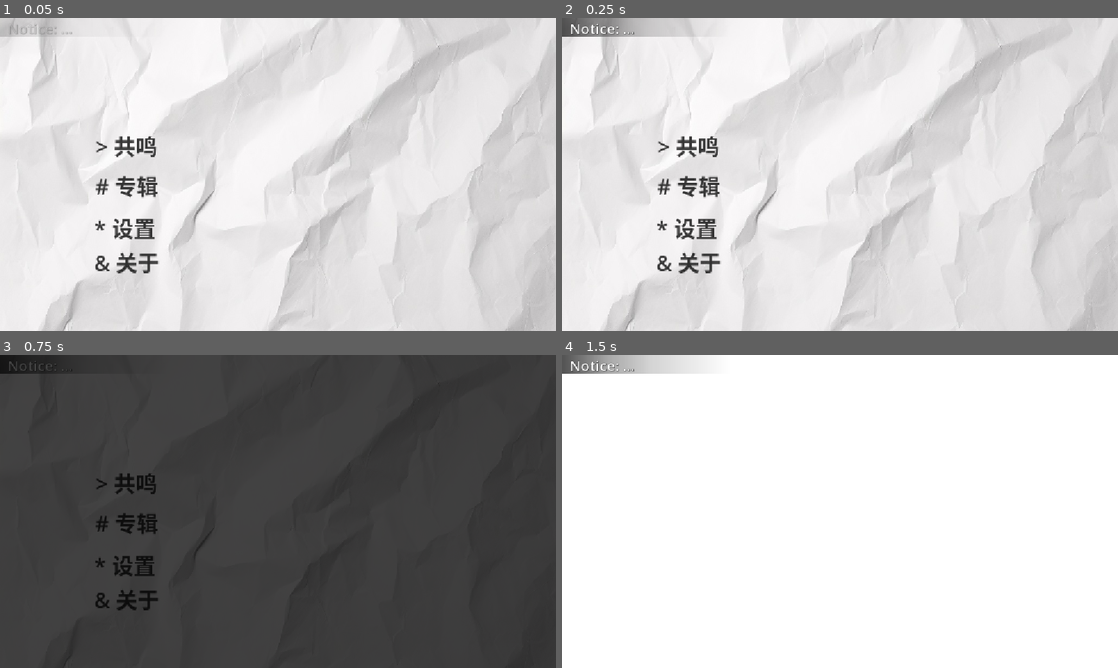
Above: before the commit, frames 1-4 (two rows, left to right).
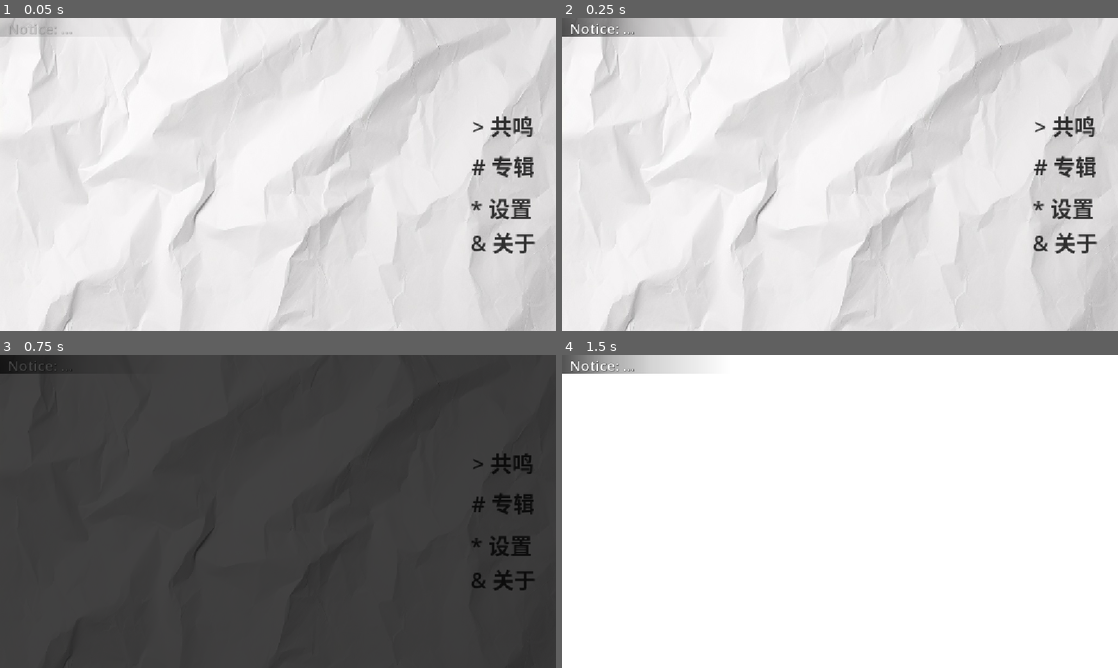
Above: after the commit, the same moments.

Repository: include-xb/LuoPulse_from_git
Game: Godot game, scene res://Scene/Ui/Menu/MainMenu.tscn
Same seed, same stepped clock (60 frames per second), same inputs: the game is played once before the commit and once after it. The project has no main scene, so this scene is started directly.
Inputs:
- Up to frame 1 (0.05 s): no input
- Up to frame 2 (0.25 s): no input
- Up to frame 3 (0.75 s): click "> 共鸣" at 0.5 s
- Up to frame 4 (1.5 s): tap Enter (ui_accept) at 1.25 s; tap 1 at 1.35 s

The runs differ from the first frame. In frame 1, 2.8% of the frame differs, in the area x 17-97%, y 31-82%; in frame 2, 2.8%; in frame 3, 2.1%; in frame 4, nothing differs.

Commit message:
[可忽略]上一次未提交的内容

Diff:
--- a/LuoPulse/Scene/Creator/Editor.tscn
+++ b/LuoPulse/Scene/Creator/Editor.tscn
@@ -1,8 +1,8 @@
-[gd_scene load_steps=2 format=3 uid="uid://yn8fim1wnjpj"]
+[gd_scene format=3 uid="uid://yn8fim1wnjpj"]
 
 [ext_resource type="Script" uid="uid://r0r484hde2wc" path="res://Script/Creator/Editor.gd" id="1_h7540"]
 
-[node name="Editor" type="Control"]
+[node name="Editor" type="Control" unique_id=1548191713]
 layout_mode = 3
 anchors_preset = 15
 anchor_right = 1.0
--- a/LuoPulse/Scene/Ui/Menu/MainMenu.tscn
+++ b/LuoPulse/Scene/Ui/Menu/MainMenu.tscn
@@ -8,7 +8,7 @@
 shader = ExtResource("1_a34cl")
 shader_parameter/paper_texture = ExtResource("2_tekst")
 
-[node name="MainMenu" type="Control"]
+[node name="MainMenu" type="Control" unique_id=325735639]
 clip_contents = true
 layout_mode = 3
 anchors_preset = 15
@@ -18,7 +18,7 @@
 grow_vertical = 2
 script = ExtResource("1_wxf6g")
 
-[node name="Background" type="TextureRect" parent="."]
+[node name="Background" type="TextureRect" parent="." unique_id=188162680]
 layout_mode = 1
 anchors_preset = 15
 anchor_right = 1.0
@@ -29,7 +29,7 @@
 expand_mode = 5
 stretch_mode = 6
 
-[node name="Wrinkle" type="ColorRect" parent="."]
+[node name="Wrinkle" type="ColorRect" parent="." unique_id=1490739650]
 editor_description = "这个节点下的子节点, 设置 材质->使用父级材质 为 true, 这可渲染褶皱效果"
 material = SubResource("ShaderMaterial_558w5")
 layout_mode = 1
@@ -40,40 +40,40 @@
 grow_vertical = 2
 color = Color(1, 1, 1, 0)
 
-[node name="Sympathy" type="Button" parent="Wrinkle"]
+[node name="Sympathy" type="Button" parent="Wrinkle" unique_id=1389277567]
 use_parent_material = true
 layout_mode = 0
-offset_left = 198.0
-offset_top = 230.0
-offset_right = 313.0
-offset_bottom = 286.0
+offset_left = 978.0
+offset_top = 189.0
+offset_right = 1093.0
+offset_bottom = 245.0
 text = "> 共鸣"
 
-[node name="Album" type="Button" parent="Wrinkle"]
+[node name="Album" type="Button" parent="Wrinkle" unique_id=777698392]
 use_parent_material = true
 layout_mode = 0
-offset_left = 197.0
-offset_top = 313.0
-offset_right = 313.0
-offset_bottom = 369.0
+offset_left = 977.0
+offset_top = 272.0
+offset_right = 1093.0
+offset_bottom = 328.0
 text = "# 专辑"
 
-[node name="Setting" type="Button" parent="Wrinkle"]
+[node name="Setting" type="Button" parent="Wrinkle" unique_id=1006324580]
 use_parent_material = true
 layout_mode = 0
-offset_left = 195.0
-offset_top = 400.0
-offset_right = 313.0
-offset_bottom = 456.0
+offset_left = 975.0
+offset_top = 359.0
+offset_right = 1093.0
+offset_bottom = 415.0
 text = "* 设置"
 
-[node name="About" type="Button" parent="Wrinkle"]
+[node name="About" type="Button" parent="Wrinkle" unique_id=1460301077]
 use_parent_material = true
 layout_mode = 0
-offset_left = 195.0
-offset_top = 471.0
-offset_right = 313.0
-offset_bottom = 527.0
+offset_left = 975.0
+offset_top = 430.0
+offset_right = 1093.0
+offset_bottom = 486.0
 text = "& 关于"
 
 [connection signal="pressed" from="Wrinkle/Sympathy" to="." method="_on_sympathy_pressed"]
--- a/LuoPulse/project.godot
+++ b/LuoPulse/project.godot
@@ -8,11 +8,15 @@
 
 config_version=5
 
+[animation]
+
+compatibility/default_parent_skeleton_in_mesh_instance_3d=true
+
 [application]
 
 config/name="LuoPulse_from_git"
 config/tags=PackedStringArray("初始化后的lp仓库")
-config/features=PackedStringArray("4.4", "Forward Plus")
+config/features=PackedStringArray("4.6", "Forward Plus")
 config/icon="res://icon.svg"
 
 [autoload]
Not shown: 1 places in LuoPulse/Scene/Ui/Menu/MainMenu.tscn that only renumber resources
Not shown: 1 places in LuoPulse/Theme/Genrial.tres that only renumber resources
Not shown, changed: LuoPulse/README.md
